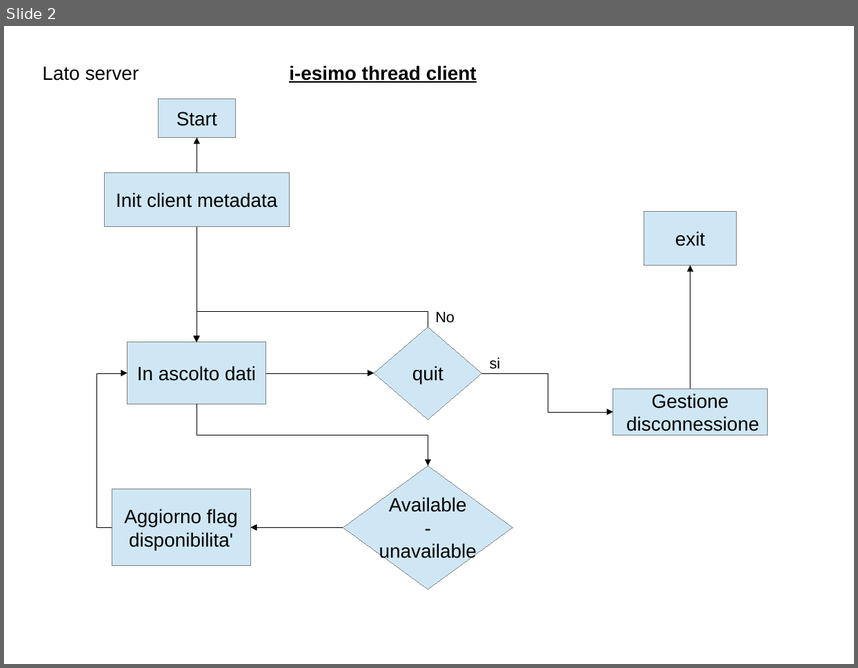
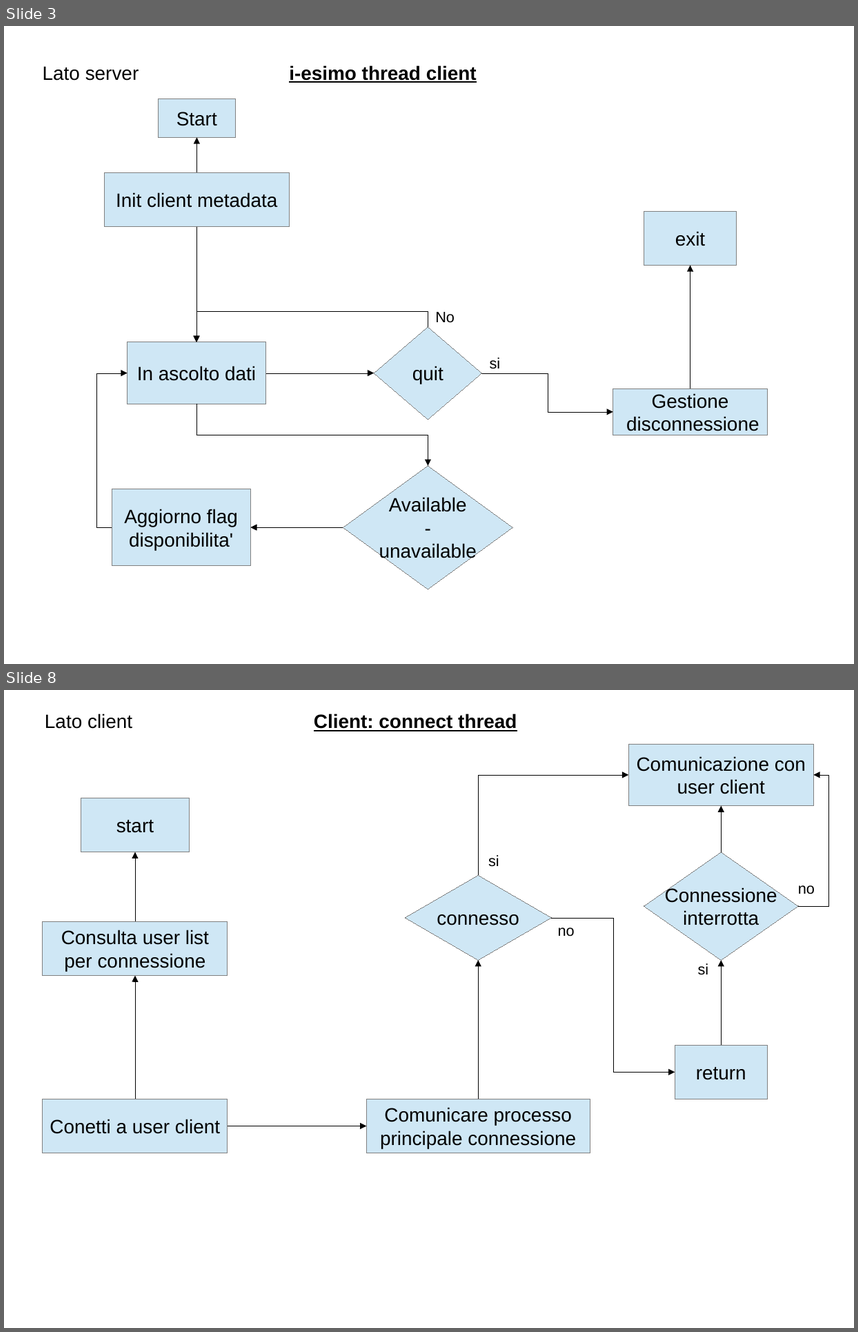
Before and after one commit to polyc/talk-service, a slide deck: SO_projectDiagram.odp. Shown one above the other, each under a label of ours: slide 2 before the commit, slides 3 and 8 after it; the slides between them are not shown. The pictures are 858x668 and 858x1332 pixels, drawn with LibreOffice and Linux fonts; fonts in the diff are those of the drawing. Boxes give left, top, right and bottom in pixels: in the first picture for what was removed or moved away, otherwise in the second. Text is boxed around its words. In the diff, an @@ line names an element or a change of style, - is before the commit and + after.

Commit message:
modifiche piu' aggiunta diagrammi thread lato client

```diff
--- a/SO_projectDiagram.odp
+++ b/SO_projectDiagram.odp
@@ slide 8 added at (4, 690, 854, 1328), background #FFFFFF @@
@@ text added at (45, 713, 132, 729), 18 pt, text #000000 @@
+Lato client
@@ text added at (314, 713, 517, 731), 18 pt, text #000000, bold, underline @@
+Client: connect thread
@@ rectangle added at (629, 744, 814, 806), fill #CFE7F5, outline #808080 0 pt, 18 pt, text #000000 @@
+Comunicazione con
+user client
@@ elbow arrow added from (479, 875) to (629, 775), #000000 0 pt @@
@@ elbow arrow added from (799, 906) to (814, 775), #000000 0 pt @@
@@ rectangle added at (81, 798, 189, 852), fill #CFE7F5, outline #808080 0 pt, 18 pt, text #000000 @@
+start
@@ elbow arrow added from (722, 852) to (722, 806), #000000 0 pt @@
@@ elbow arrow added from (135, 921) to (135, 852), #000000 0 pt @@
@@ text added at (488, 855, 499, 867), 14 pt, text #000000 @@
+si
@@ diamond added at (644, 852, 799, 960), fill #CFE7F5, outline #808080 0 pt, 18 pt, text #000000 @@
+Connessione
+interrotta
@@ diamond added at (405, 875, 552, 960), fill #CFE7F5, outline #808080 0 pt, 18 pt, text #000000 @@
+connesso
@@ text added at (798, 885, 815, 894), 14 pt, text #000000 @@
+no
@@ rectangle added at (43, 921, 228, 976), fill #CFE7F5, outline #808080 0 pt, 18 pt, text #000000 @@
+Consulta user list
+per connessione
@@ elbow arrow added from (552, 918) to (675, 1072), #000000 0 pt @@
@@ text added at (558, 927, 575, 936), 14 pt, text #000000 @@
+no
@@ elbow arrow added from (135, 1099) to (135, 976), #000000 0 pt @@
@@ elbow arrow added from (479, 1099) to (479, 960), #000000 0 pt @@
@@ text added at (698, 963, 709, 975), 14 pt, text #000000 @@
+si
@@ elbow arrow added from (722, 1045) to (722, 960), #000000 0 pt @@
@@ rectangle added at (675, 1045, 768, 1099), fill #CFE7F5, outline #808080 0 pt, 18 pt, text #000000 @@
+return
@@ rectangle added at (43, 1099, 228, 1153), fill #CFE7F5, outline #808080 0 pt, 18 pt, text #000000 @@
+Conetti a user client
@@ rectangle added at (366, 1099, 590, 1153), fill #CFE7F5, outline #808080 0 pt, 18 pt, text #000000 @@
+Comunicare processo
+principale connessione
@@ elbow arrow added from (228, 1126) to (366, 1126), #000000 0 pt @@
@@ what was slide 2 is now slide 3 @@
```
Also in this commit, not shown: 2 slides changed, 2 other slides added.
